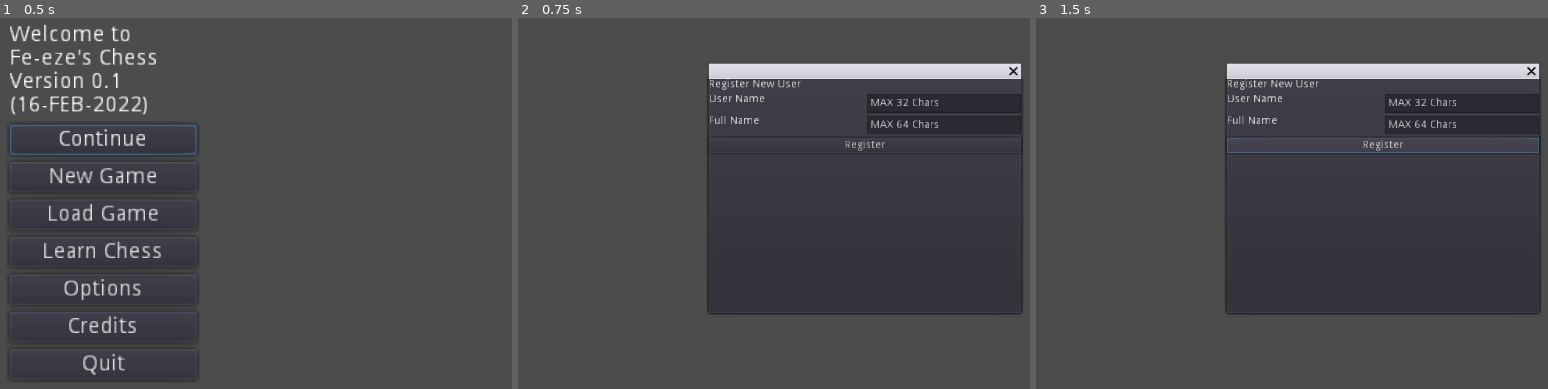
Above: before the commit, frames 1-3 (left to right).
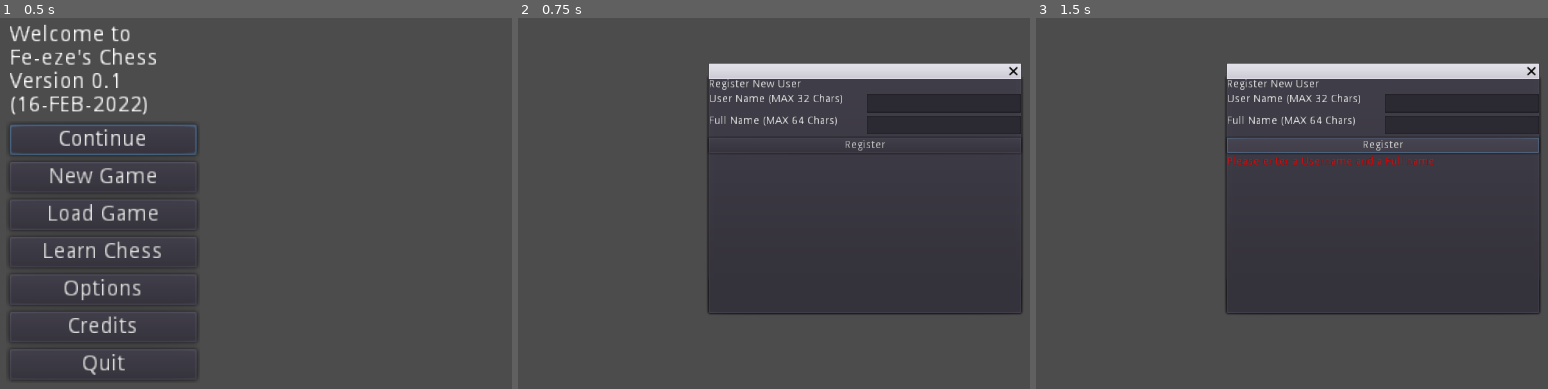
Above: after the commit, the same moments.

Repository: Fe-eze/Chess_Take5_repo
Game: Godot game, scene res://MainMenu.tscn
Two runs of this game, one before a commit and one after it. Both use one fixed random seed, a clock stepped at 60 frames per second and the inputs below. The project has no main scene, so this scene is started directly.
Inputs:
- Up to frame 1 (0.5 s): no input
- Up to frame 2 (0.75 s): click "Options" at 0.5 s
- Up to frame 3 (1.5 s): click "Register" at 1.25 s

Frame 1 is identical in both runs. In frame 2, 0.5% of the frame differs, in the area x 47-83%, y 20-30%; in frame 3, 0.8%, in the area x 37-83%, y 20-40%.

Commit message:
A bit more refactoring
Code works for registration now, with prompts and confirmation after form is filled
Not able to get global variable storage for nodes to work now
Finally, not able to get it to popup and close
Not able to get the quit button to work yet

Diff:
--- a/NewGameSubMenu.gd
+++ b/NewGameSubMenu.gd
@@ -2,7 +2,7 @@
 
 const MAX_SECONDS_IN_A_MINUTE = 60
 
-# Declare member variables here. Examples:
+# Declare member variables here.
 # TODO create function that does player types/ player labels generation
 var PlayerTypes = ["Human", "AI"]
 var PlayerLabels = []
@@ -100,13 +100,13 @@
 	$VBoxContainer/PlayerSelectorContainer/Player1SelectorLabel.set_text("SELECT PLAYER 1 [" + str(PlayerLabels[index][0]) + "]")
 	$VBoxContainer/PlayerSelectorContainer/Player2SelectorLabel.set_text("SELECT PLAYER 2 [" + str(PlayerLabels[index][1]) + "]")
 
-	# Since it is live, delete any database that may have been generated in a previous click
-	delete_children($VBoxContainer/PlayerSelectorContainer/Player1ScrollContainer/Player1SelectorDropdown)
-	delete_children($VBoxContainer/PlayerSelectorContainer/Player2ScrollContainer/Player2SelectorDropdown)
-
 	# Start by grabbing the location of the Player1 & Player2 nodes, to avoid repitition
 	var Player1Dropdown = $VBoxContainer/PlayerSelectorContainer/Player1ScrollContainer/Player1SelectorDropdown
 	var Player2Dropdown = $VBoxContainer/PlayerSelectorContainer/Player2ScrollContainer/Player2SelectorDropdown
+
+	# Since it is live, delete any database that may have been generated in a previous click
+	delete_children(Player1Dropdown)
+	delete_children(Player2Dropdown)
 
 	# Check what player 1 is set as (Human or AI?) and load the corresponding database
 	if PlayerLabels[index][0] == "Human":
--- a/RegisterSubMenu.gd
+++ b/RegisterSubMenu.gd
@@ -1,12 +1,99 @@
 extends WindowDialog
 
+# TODO Make text "Register New User" the dialog window title, then delete the richtext node RegisterLabel
 
 # Called when the node enters the scene tree for the first time.
 func _ready():
 	popup_centered()
 
+# validate username text length
+func _on_UsernameTextbox_ready():
+	$FormContainer/RegistrationFormContainer/UsernameTextbox.set_max_length(32)
+
+# validate full name text length
+func _on_FullnameTextbox_ready():
+	$FormContainer/RegistrationFormContainer/FullnameTextbox.set_max_length(64)
+
 # When Register button is pressed,
-# Check and validate form fields
-# if valid, give green success message and open dialog popup asking to register another or not
+# ask for confirmation,
+# if yes, register the user
+# ask to close or register another user
 func _on_RegisterButton_pressed():
-	pass # Replace with function body.
+	var RegistrationSummary
+	var UsernameTextNode = $FormContainer/RegistrationFormContainer/UsernameTextbox
+	var FullnameTextNode = $FormContainer/RegistrationFormContainer/FullnameTextbox
+	var RegisterStatusNode = $FormContainer/RegisterConfirmContainer/RegistrationOutputStatus
+
+	# first thing first, make the confirmation dialog visible
+	$FormContainer/RegisterConfirmContainer/RegistrationOutputStatus.visible = true
+
+	# Upper bounds for text length in the textboxes are already being checked and truncated in their respective ready funcitons,
+	# check the lower band ie force the user to enter something into the text box
+	if len(UsernameTextNode.get_text()) < 1:
+		RegistrationSummary = "Please enter a Username and a Full name"
+		RegisterStatusNode.self_modulate = Color( 1, 0, 0, 1 )
+
+	# if all is fine and the user has entered a valid input
+	# TODO, check username against one already in the database
+	else:
+		RegistrationSummary = "New player profile will be created. \n" + "Username: " + UsernameTextNode.get_text() + ", Fullname: " + FullnameTextNode.get_text() + "\nClick YES to confirm, Click NO to clear the boxes and restart the registration process"
+		RegisterStatusNode.self_modulate = Color( 0, 1, 0, 1 )
+
+		# disappear the register button since input is fine
+		$FormContainer/RegisterButton.visible = false
+		# Make YES and NO buttons visible
+		$FormContainer/RegisterConfirmContainer/UserConfirmation.visible = true
+
+	RegisterStatusNode.set_text(str(RegistrationSummary))
+
+func _on_YesButton_pressed():
+	var RegisterStatusNode = $FormContainer/RegisterConfirmContainer/RegistrationOutputStatus
+
+	# disappear YES and NO buttons, then ask whether you would like to register another user
+	$FormContainer/RegisterConfirmContainer/UserConfirmation.visible = false
+
+	# TODO add to database
+
+	# Disappear the registration form and the register button
+	$FormContainer/RegistrationFormContainer.visible = false
+	$FormContainer/RegisterButton.visible = false
+
+	# Confirm user successfuly registered
+	var RegistrationSummary = "User Registered Succesfully!\nWould you like to register another user?"
+	RegisterStatusNode.self_modulate = Color( 0, 1, 0, 1 )
+	RegisterStatusNode.set_text(str(RegistrationSummary))
+
+	# show second yes and no buttons
+	$FormContainer/RegisterConfirmContainer/AnotherUser.visible = true
+	# hand over to the pressed signals of the two buttons ->
+	# if yes is pressed, disappear all things after the register button
+	# if no is pressed, quit the dialog
+
+func _on_NoButton_pressed():
+	clear_textboxes()
+
+	# Disappear confirmatory dialogs
+	$FormContainer/RegisterConfirmContainer/UserConfirmation.visible = false # disappear YES and NO buttons
+	$FormContainer/RegisterConfirmContainer/RegistrationOutputStatus.visible = false # disappear status box
+
+	# Show the register button
+	$FormContainer/RegisterButton.visible = true
+
+# reusable function that clears all textboxes in the form when called
+func clear_textboxes():
+	$FormContainer/RegistrationFormContainer/UsernameTextbox.clear()
+	$FormContainer/RegistrationFormContainer/FullnameTextbox.clear()
+
+
+func _on_YesButtonAnother_pressed():
+	# Hide all confirmatory elements
+	$FormContainer/RegisterConfirmContainer/RegistrationOutputStatus.visible = false
+	$FormContainer/RegisterConfirmContainer/UserConfirmation.visible = false
+	$FormContainer/RegisterConfirmContainer/AnotherUser.visible = false
+
+	# Show the registration form and the register button
+	$FormContainer/RegistrationFormContainer.visible = true
+	$FormContainer/RegisterButton.visible = true
+
+func _on_NoButtonQuit_pressed():
+	$".".get_close_button().is_pressed() # press the dialog close button
--- a/RegisterSubMenu.tscn
+++ b/RegisterSubMenu.tscn
@@ -45,7 +45,7 @@
 margin_bottom = 24.0
 hint_tooltip = "MAX: 32 chars"
 size_flags_horizontal = 3
-text = "User Name"
+text = "User Name (MAX 32 Chars)"
 fit_content_height = true
 
 [node name="UsernameTextbox" type="LineEdit" parent="FormContainer/RegistrationFormContainer"]
@@ -53,7 +53,6 @@
 margin_right = 400.0
 margin_bottom = 24.0
 size_flags_horizontal = 3
-text = "MAX 32 Chars"
 
 [node name="FullnameLabel" type="RichTextLabel" parent="FormContainer/RegistrationFormContainer"]
 margin_top = 28.0
@@ -61,16 +60,15 @@
 margin_bottom = 52.0
 hint_tooltip = "MAX: 32 chars"
 size_flags_horizontal = 3
-text = "Full Name"
+text = "Full Name (MAX 64 Chars)"
 fit_content_height = true
 
-[node name="FullNameTextbox" type="LineEdit" parent="FormContainer/RegistrationFormContainer"]
+[node name="FullnameTextbox" type="LineEdit" parent="FormContainer/RegistrationFormContainer"]
 margin_left = 202.0
 margin_top = 28.0
 margin_right = 400.0
 margin_bottom = 52.0
 size_flags_horizontal = 3
-text = "MAX 64 Chars"
 
 [node name="RegisterButton" type="Button" parent="FormContainer"]
 margin_top = 75.0
@@ -78,9 +76,58 @@
 margin_bottom = 95.0
 text = "Register"
 
-[node name="RegistrationOutputStatus" type="RichTextLabel" parent="FormContainer"]
+[node name="RegisterConfirmContainer" type="VBoxContainer" parent="FormContainer"]
 margin_top = 99.0
 margin_right = 400.0
 margin_bottom = 99.0
 
+[node name="RegistrationOutputStatus" type="RichTextLabel" parent="FormContainer/RegisterConfirmContainer"]
+visible = false
+margin_right = 400.0
+margin_bottom = 15.0
+fit_content_height = true
+
+[node name="UserConfirmation" type="HBoxContainer" parent="FormContainer/RegisterConfirmContainer"]
+visible = false
+margin_right = 400.0
+margin_bottom = 20.0
+size_flags_horizontal = 3
+
+[node name="YesButton" type="Button" parent="FormContainer/RegisterConfirmContainer/UserConfirmation"]
+margin_right = 198.0
+margin_bottom = 20.0
+size_flags_horizontal = 3
+text = "YES"
+
+[node name="NoButton" type="Button" parent="FormContainer/RegisterConfirmContainer/UserConfirmation"]
+margin_left = 202.0
+margin_right = 400.0
+margin_bottom = 20.0
+size_flags_horizontal = 3
+text = "NO"
+
+[node name="AnotherUser" type="HBoxContainer" parent="FormContainer/RegisterConfirmContainer"]
+visible = false
+margin_right = 400.0
+margin_bottom = 20.0
+
+[node name="YesButtonAnother" type="Button" parent="FormContainer/RegisterConfirmContainer/AnotherUser"]
+margin_right = 198.0
+margin_bottom = 20.0
+size_flags_horizontal = 3
+text = "YES"
+
+[node name="NoButtonQuit" type="Button" parent="FormContainer/RegisterConfirmContainer/AnotherUser"]
+margin_left = 202.0
+margin_right = 400.0
+margin_bottom = 20.0
+size_flags_horizontal = 3
+text = "NO"
+
+[connection signal="ready" from="FormContainer/RegistrationFormContainer/UsernameTextbox" to="." method="_on_UsernameTextbox_ready"]
+[connection signal="ready" from="FormContainer/RegistrationFormContainer/FullnameTextbox" to="." method="_on_FullnameTextbox_ready"]
 [connection signal="pressed" from="FormContainer/RegisterButton" to="." method="_on_RegisterButton_pressed"]
+[connection signal="pressed" from="FormContainer/RegisterConfirmContainer/UserConfirmation/YesButton" to="." method="_on_YesButton_pressed"]
+[connection signal="pressed" from="FormContainer/RegisterConfirmContainer/UserConfirmation/NoButton" to="." method="_on_NoButton_pressed"]
+[connection signal="pressed" from="FormContainer/RegisterConfirmContainer/AnotherUser/YesButtonAnother" to="." method="_on_YesButtonAnother_pressed"]
+[connection signal="pressed" from="FormContainer/RegisterConfirmContainer/AnotherUser/NoButtonQuit" to="." method="_on_NoButtonQuit_pressed"]
